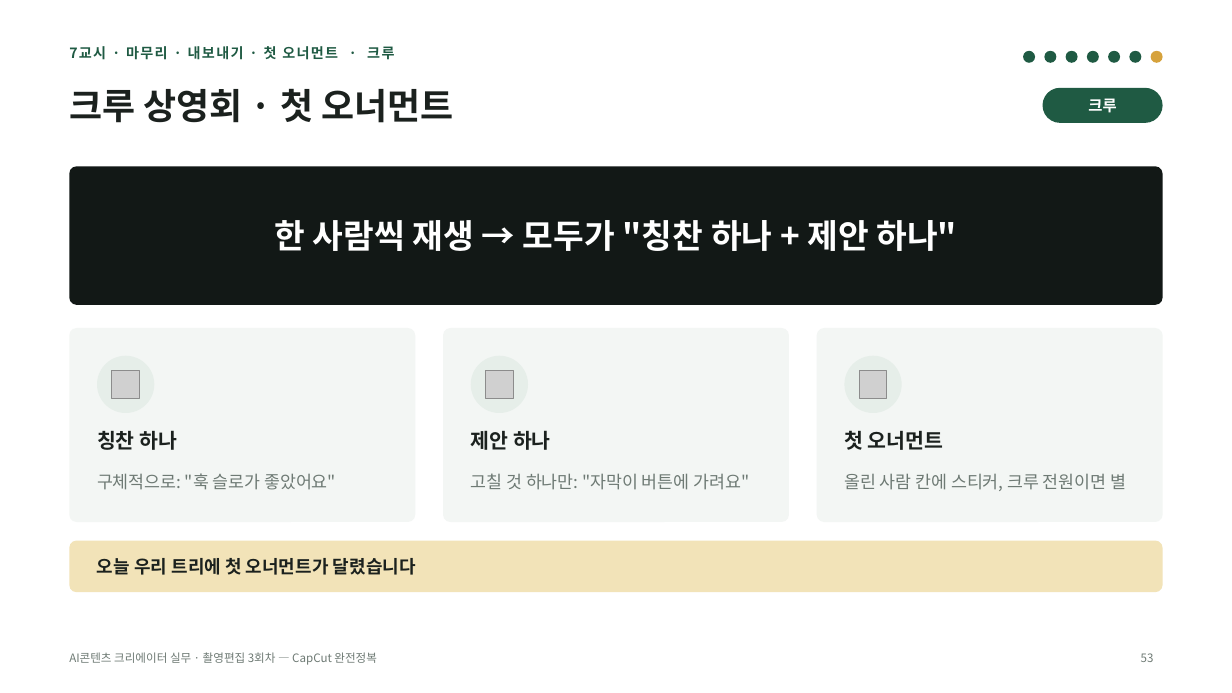
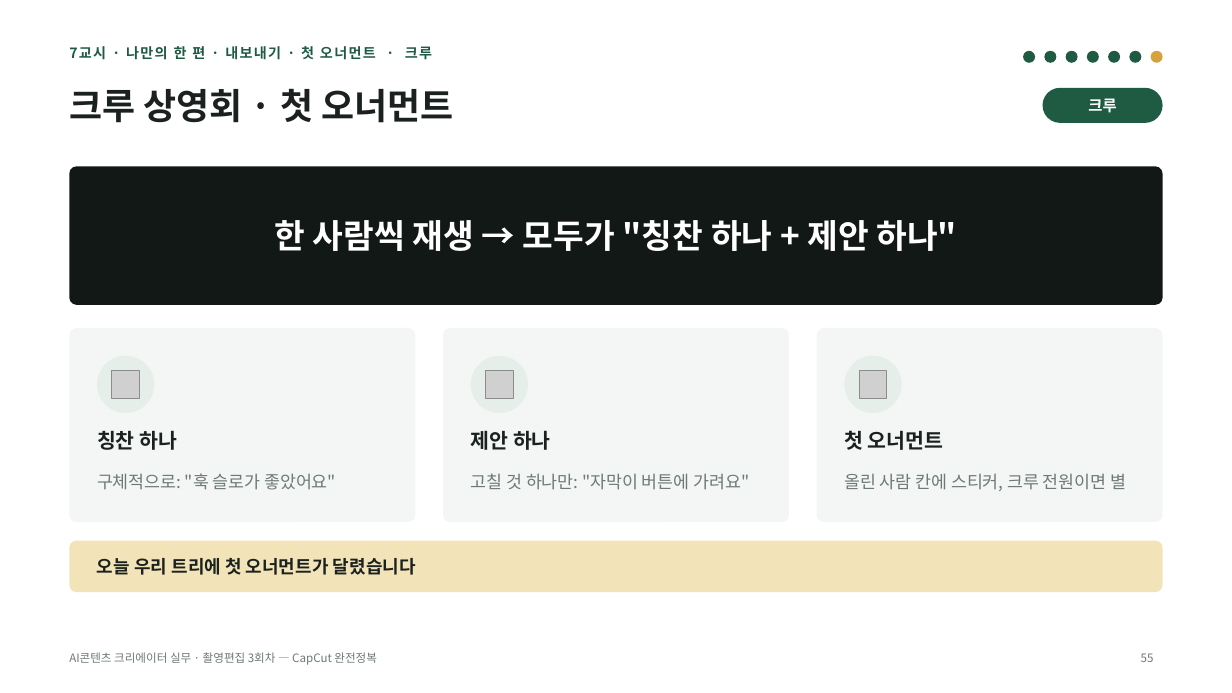
Before and after one commit to yujida/MARUBIT, a slide deck: slide 55 of lectures/03/3회차_CapCut완전정복_슬라이드.pptx (slide 53 before the commit). Drawn at 1232x693 pixels with LibreOffice and Linux fonts; fonts in the diff are those of the drawing; grey boxes stand for pictures. Boxes give left, top, right and bottom in pixels: in the first picture for what was removed or moved away, otherwise in the second. Text is boxed around its words. In the diff, an @@ line names an element or a change of style, - is before the commit and + after.

```diff
--- a/lectures/03/3회차_CapCut완전정복_슬라이드.pptx
+++ b/lectures/03/3회차_CapCut완전정복_슬라이드.pptx
@@ text at [69,46,432,60]: text changed @@
-7교시 · 마무리 · 내보내기 · 첫 오너먼트 · 크루
+7교시 · 나만의 한 편 · 내보내기 · 첫 오너먼트 · 크루
```
Also in this commit, not shown: 22 other slides changed, 2 slides added, 4 other files.
